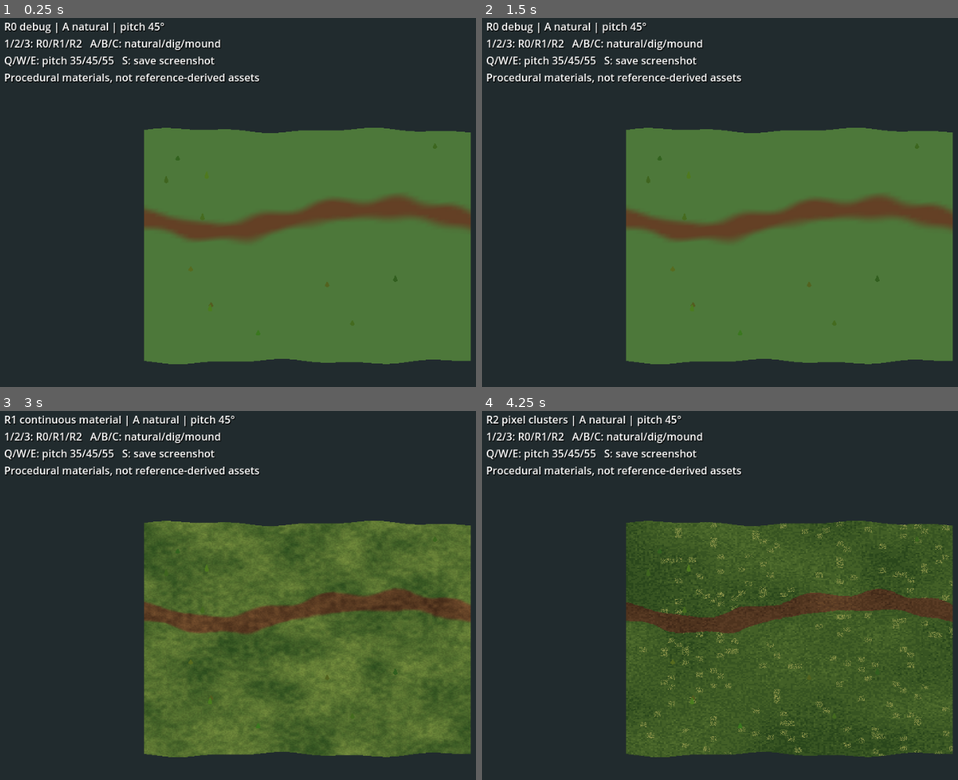
Above: before the commit, frames 1-4 (two rows, left to right).
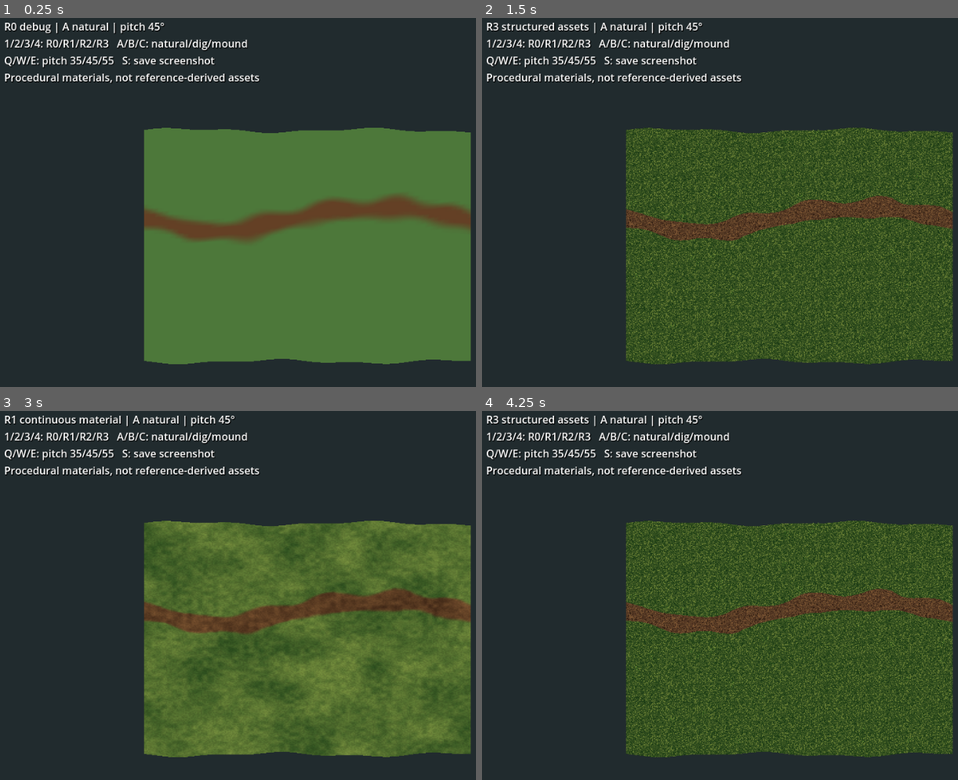
Above: after the commit, the same moments.

Repository: Riddick-ulous/SurvivalGamePixelArt
Game: Godot game, scene res://main.tscn
Two runs of this game, one before a commit and one after it. Both use one fixed random seed, a clock stepped at 60 frames per second and the inputs below.
Inputs:
- Up to frame 1 (0.25 s): no input
- Up to frame 2 (1.5 s): tap Enter at 0.5 s; hold W 0.53-1.28 s; tap 4 at 0.6, 1.35 s; tap Space at 1.25 s; hold S from 1.28 s (still down)
- Up to frame 3 (3 s): tap Enter at 2 s; release S at 2.03 s; hold W from 2.03 s (still down); tap 1 at 2.1 s; tap 4 at 2.3 s; tap Space at 2.75 s; tap 2 at 2.85 s
- Up to frame 4 (4.25 s): tap 4 at 3.05, 3.8 s; tap Enter at 3.5 s; release W at 3.53 s; hold A from 3.53 s (still down); tap 3 at 3.6 s

The runs differ from the first frame. In frame 1, 0.8% of the frame differs, in the area x 6-92%, y 5-86%; in frame 2, 33%, in the area x 2-99%, y 1-94%; in frame 3, 0.8%; in frame 4, 12%.

Commit message:
feat: add R3 layered material atlas and transparent vegetation integration prototype

Diff:
--- a/experiments/terrain-rendering-spike/terrain_material.gdshader
+++ b/experiments/terrain-rendering-spike/terrain_material.gdshader
@@ -4,6 +4,7 @@
 uniform int render_mode_id = 0;
 uniform float world_scale = 32.0;
 uniform float seed = 19.0;
+uniform sampler2D r3_atlas : source_color, filter_nearest, repeat_enable;
 
 varying vec3 world_pos;
 varying float grass;
@@ -36,6 +37,14 @@
         vec3 turf = mix(vec3(0.16,0.29,0.12),vec3(0.46,0.55,0.24),0.6*large+0.4*medium);
         float blend = smoothstep(0.26,0.74,g+0.14*(medium-0.5));
         ALBEDO = mix(earth,turf,blend)*(0.90+0.20*fine);
+    } else if (render_mode_id == 3) {
+        // R3: 2 hand-structured procedural atlases, repeated in world coordinates.
+        // Texture atlas: grass left half, soil right half.
+        vec2 uv = fract(p*0.48);
+        float edge = noise2(p*2.0);
+        float blend = step(0.48,g+0.13*(edge-0.5));
+        vec2 atlas_uv = vec2(uv.x*0.5 + (1.0-blend)*0.5,uv.y);
+        ALBEDO = texture(r3_atlas,atlas_uv).rgb;
     } else {
         // R2: explicit world-anchored pixel clusters and quantized palette.
         // These are PROCEDURAL placeholders, not extracted reference pixels.
--- a/experiments/terrain-rendering-spike/terrain_spike.gd
+++ b/experiments/terrain-rendering-spike/terrain_spike.gd
@@ -4,7 +4,7 @@
 const EXTENT := 16.0
 const STEP := EXTENT / GRID
 const SEED := 1909
-const MODES := ["R0 debug", "R1 continuous material", "R2 pixel clusters"]
+const MODES := ["R0 debug", "R1 continuous material", "R2 pixel clusters", "R3 structured assets"]
 const CASES := ["A natural", "B excavation", "C mound"]
 var mode_id := 0
 var case_id := 0
@@ -14,12 +14,15 @@
 var info: Label
 var decor_root: Node3D
 var pitch := 45.0
+var r3_atlas: Texture2D
+var r3_overlay: Texture2D
 
 func _ready() -> void:
     RenderingServer.set_default_clear_color(Color(0.13, 0.17, 0.18))
     _build_camera()
     _build_terrain()
     _build_decor()
+    _build_r3_assets()
     _build_ui()
     _update_scene()
 
@@ -126,11 +129,13 @@
     terrain_material.set_shader_parameter("render_mode_id",mode_id)
     terrain_material.set_shader_parameter("world_scale",32.0)
     terrain_material.set_shader_parameter("seed",float(SEED))
+    terrain_material.set_shader_parameter("r3_atlas",r3_atlas)
+    decor_root.visible = mode_id == 3
     for item in decor_root.get_children():
         var x: float = item.get_meta("ground_x")
         var z: float = item.get_meta("ground_z")
         item.position.y = _height(x,z)+0.17
-    info.text = "%s | %s | pitch %.0f°\n1/2/3: R0/R1/R2   A/B/C: natural/dig/mound\nQ/W/E: pitch 35/45/55   S: save screenshot\nProcedural materials, not reference-derived assets" % [MODES[mode_id],CASES[case_id],pitch]
+    info.text = "%s | %s | pitch %.0f°\n1/2/3/4: R0/R1/R2/R3   A/B/C: natural/dig/mound\nQ/W/E: pitch 35/45/55   S: save screenshot\nProcedural materials, not reference-derived assets" % [MODES[mode_id],CASES[case_id],pitch]
 
 func _unhandled_key_input(event: InputEvent) -> void:
     if not (event is InputEventKey) or not event.pressed or event.echo:
@@ -139,6 +144,7 @@
         KEY_1: mode_id = 0
         KEY_2: mode_id = 1
         KEY_3: mode_id = 2
+        KEY_4: mode_id = 3
         KEY_A: case_id = 0
         KEY_B: case_id = 1
         KEY_C: case_id = 2
@@ -160,3 +166,62 @@
     var path := "user://" + name
     var err := img.save_png(path)
     print("Screenshot: ",ProjectSettings.globalize_path(path)," error=",err)
+
+# R3 assets: deterministic, genuinely transparent pixel clusters. Generated in
+# code, not claimed to be AI-extracted artwork. Textures wrap by construction.
+func _build_r3_assets() -> void:
+    var atlas := Image.create(256,128,false,Image.FORMAT_RGBA8)
+    var rng := RandomNumberGenerator.new()
+    rng.seed = 20261009
+    for y in range(128):
+        for x in range(256):
+            var grass_side := x < 128
+            var n := rng.randf()
+            var base := Color(0.20,0.31,0.13) if grass_side else Color(0.34,0.23,0.15)
+            var t := floorf(n*5.0)/5.0-0.4
+            var color := base+Color(t*0.18,t*0.15,t*0.08,0.0)
+            atlas.set_pixel(x,y,color)
+    # Wrap-aware painted clusters: no discontinuity at texture edges.
+    for grass_side in [true,false]:
+        var ox := 0 if grass_side else 128
+        for i in range(850):
+            var px := rng.randi_range(0,127)
+            var py := rng.randi_range(0,127)
+            var length := rng.randi_range(1,5)
+            var color := Color(0.39,0.48,0.20) if grass_side else Color(0.48,0.33,0.20)
+            if rng.randf() < 0.32:
+                color = Color(0.12,0.23,0.10) if grass_side else Color(0.20,0.13,0.09)
+            for dy in range(length):
+                for dx in range(rng.randi_range(1,3)):
+                    atlas.set_pixel(ox+posmod(px+dx,128),posmod(py+dy,128),color)
+    r3_atlas = ImageTexture.create_from_image(atlas)
+    # Alpha overlay, pixel-sized plant sprite; no black background.
+    var plant := Image.create(32,32,false,Image.FORMAT_RGBA8)
+    plant.fill(Color(0,0,0,0))
+    for i in range(11):
+        var sx := rng.randi_range(5,26)
+        var sy := rng.randi_range(8,25)
+        var color := Color(0.29,0.49,0.17,1.0) if i%3 != 0 else Color(0.49,0.60,0.24,1.0)
+        for d in range(5):
+            var yy := sy-d
+            var xx := sx+int(round(sin(float(d+i)*0.9)*2.0))
+            if yy >= 0 and yy < 32:
+                plant.set_pixel(xx,yy,color)
+    r3_overlay = ImageTexture.create_from_image(plant)
+    for child in decor_root.get_children():
+        child.queue_free()
+    for i in range(42):
+        var x := rng.randf_range(0.3,15.7)
+        var z := rng.randf_range(0.3,15.7)
+        if _grass(x,z) < 0.55:
+            continue
+        var sprite := Sprite3D.new()
+        sprite.texture = r3_overlay
+        sprite.pixel_size = 0.012
+        sprite.billboard = BaseMaterial3D.BILLBOARD_ENABLED
+        sprite.texture_filter = BaseMaterial3D.TEXTURE_FILTER_NEAREST
+        sprite.no_depth_test = false
+        sprite.position = Vector3(x,_height(x,z)+0.17,z)
+        sprite.set_meta("ground_x",x)
+        sprite.set_meta("ground_z",z)
+        decor_root.add_child(sprite)
Not shown, changed: experiments/terrain-rendering-spike/README.md
